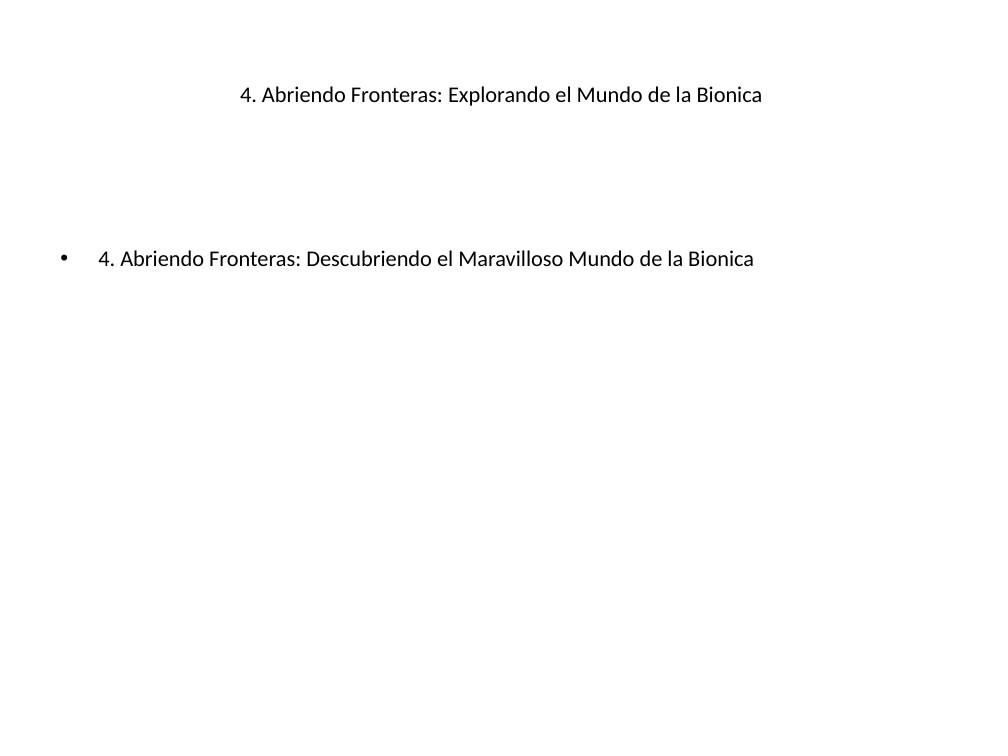
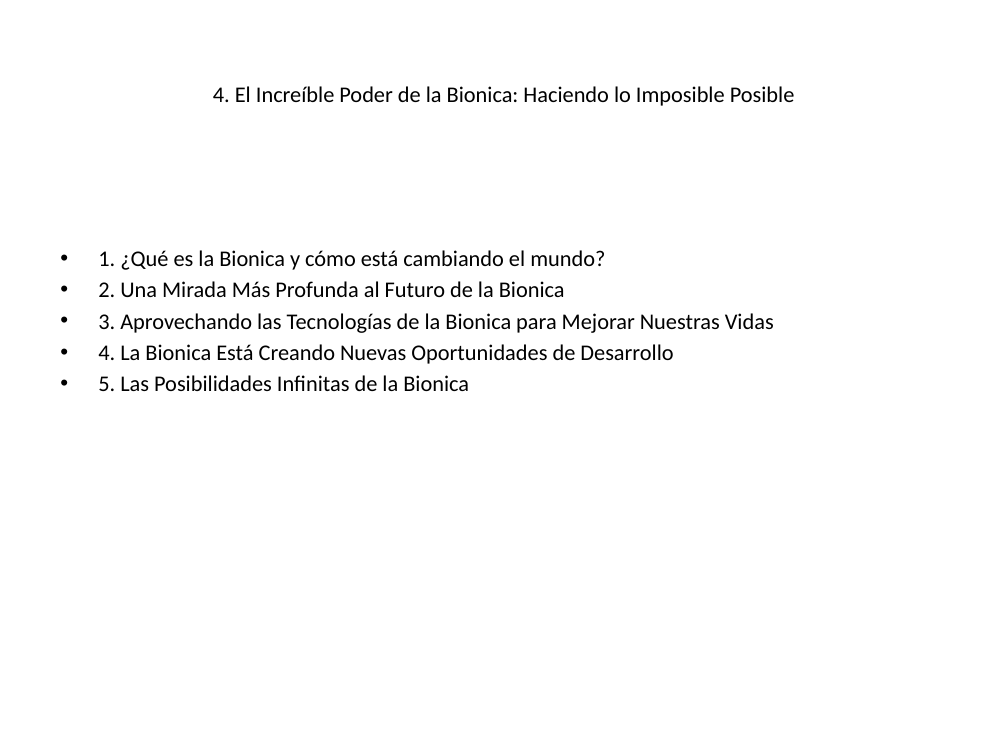
Before and after one commit to landoledesma/texto_ppt, a slide deck: slide 5 of generated_ppt/la bionica_presentation.pptx. Drawn at 1008x756 pixels with LibreOffice and Linux fonts; fonts in the diff are those of the drawing. Boxes give left, top, right and bottom in pixels: in the first picture for what was removed or moved away, otherwise in the second. Text is boxed around its words. In the diff, an @@ line names an element or a change of style, - is before the commit and + after.

```diff
--- a/generated_ppt/la bionica_presentation.pptx
+++ b/generated_ppt/la bionica_presentation.pptx
@@ title at <box>213,86,795,106</box>: text changed @@
-4. Abriendo Fronteras: Explorando el Mundo de la Bionica
+4. El Increíble Poder de la Bionica: Haciendo lo Imposible Posible
@@ text at <box>98,250,774,391</box>: text changed @@
-• 4. Abriendo Fronteras: Descubriendo el Maravilloso Mundo de la Bionica
+• 1. ¿Qué es la Bionica y cómo está cambiando el mundo?
+• 2. Una Mirada Más Profunda al Futuro de la Bionica
+• 3. Aprovechando las Tecnologías de la Bionica para Mejorar Nuestras Vidas
+• 4. La Bionica Está Creando Nuevas Oportunidades de Desarrollo
+• 5. Las Posibilidades Infinitas de la Bionica
```
Also in this commit, not shown: 4 other slides changed, 3 other files.
